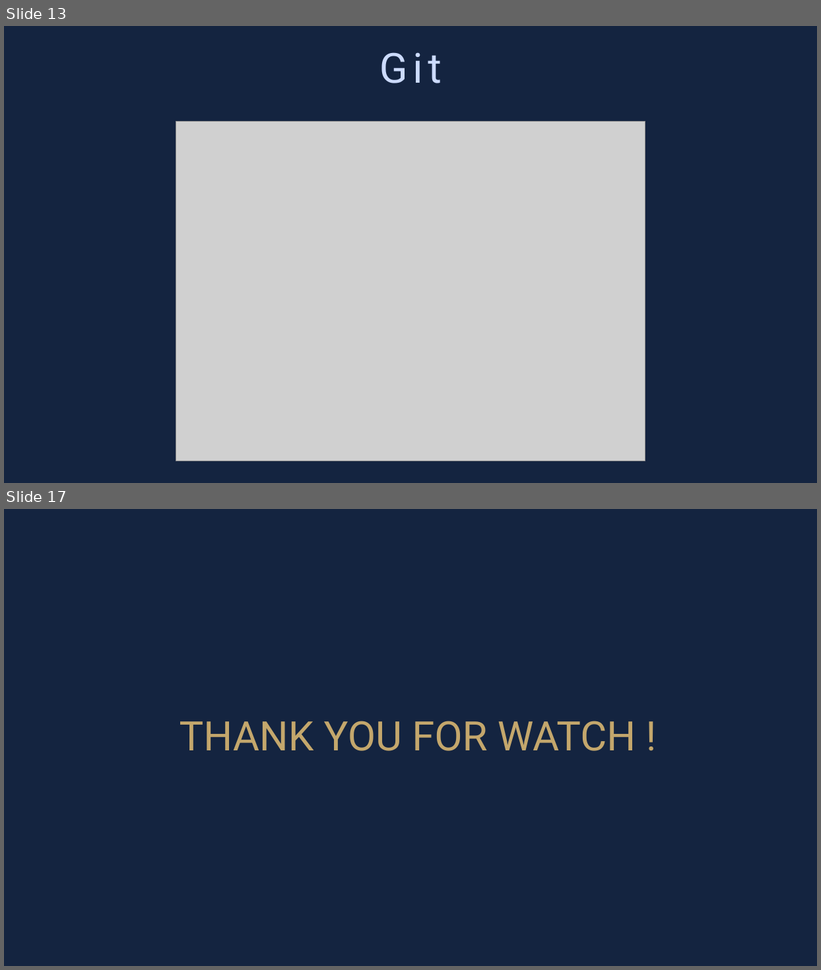
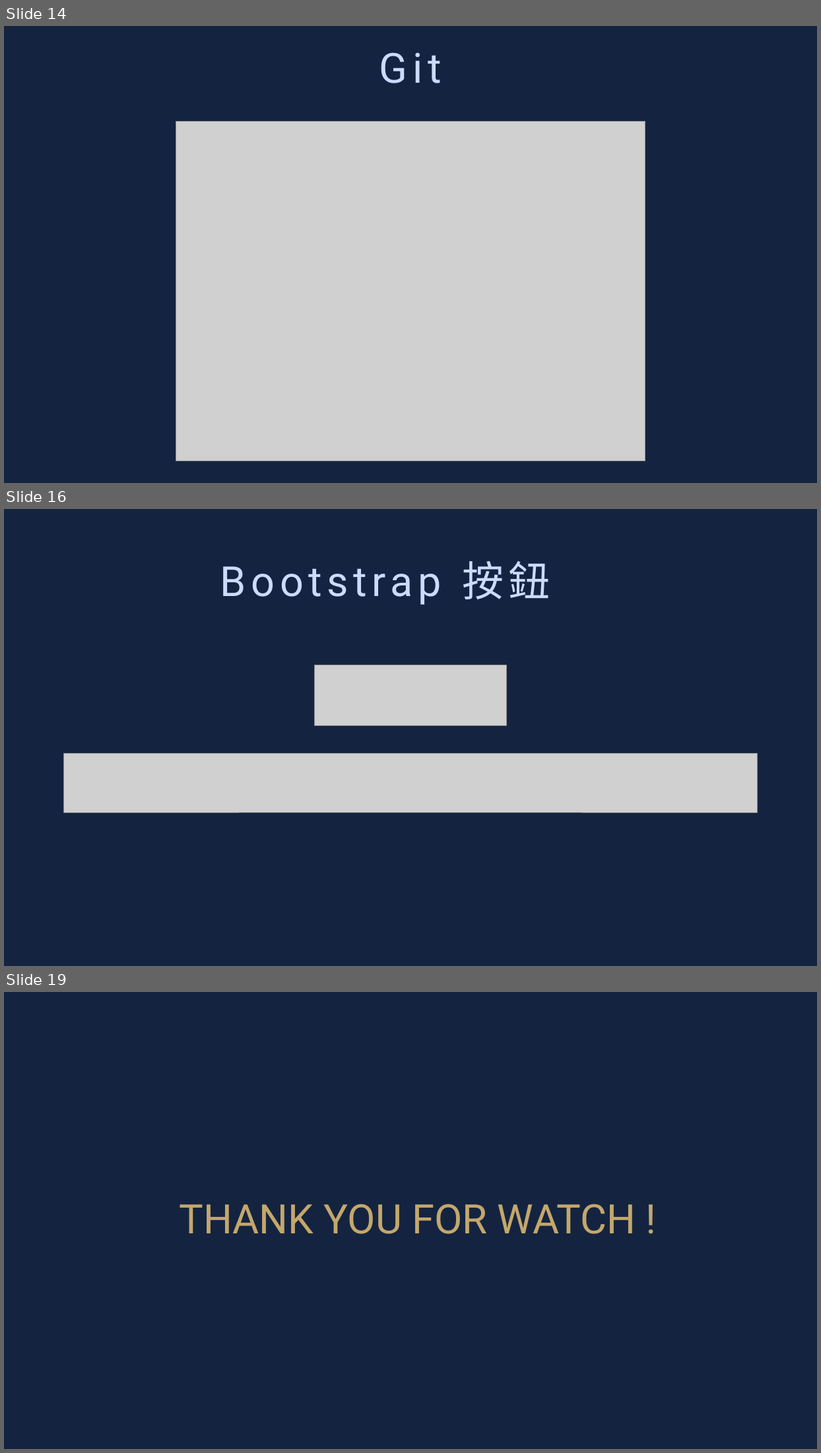
Before and after one commit to leonasdev/WebMidProject, a slide deck: 企劃書.pptx. Shown one above the other, each under a label of ours: slides 13 and 17 before the commit, slides 14, 16 and 19 after it; the slides between them are not shown. The pictures are 821x970 and 821x1453 pixels, drawn with LibreOffice and Linux fonts; fonts in the diff are those of the drawing; grey boxes stand for pictures. Boxes give left, top, right and bottom in pixels: in the first picture for what was removed or moved away, otherwise in the second. Text is boxed around its words. In the diff, an @@ line names an element or a change of style, - is before the commit and + after.

```diff
--- a/企劃書.pptx
+++ b/企劃書.pptx
@@ slide 16 added at (x1=4, y1=509, x2=817, y2=966), background #142440 @@
@@ text added at (x1=220, y1=561, x2=550, y2=605), 49 pt, text #CCDBFD @@
+Bootstrap 按鈕
@@ picture added at (x1=314, y1=665, x2=507, y2=726) @@
@@ picture added at (x1=64, y1=754, x2=758, y2=813) @@
@@ what was slide 13 is now slide 14 @@
@@ what was slide 17 is now slide 19 @@
```
Also in this commit, not shown: 1 slide changed, 4 other slides added, 3 slides removed.
